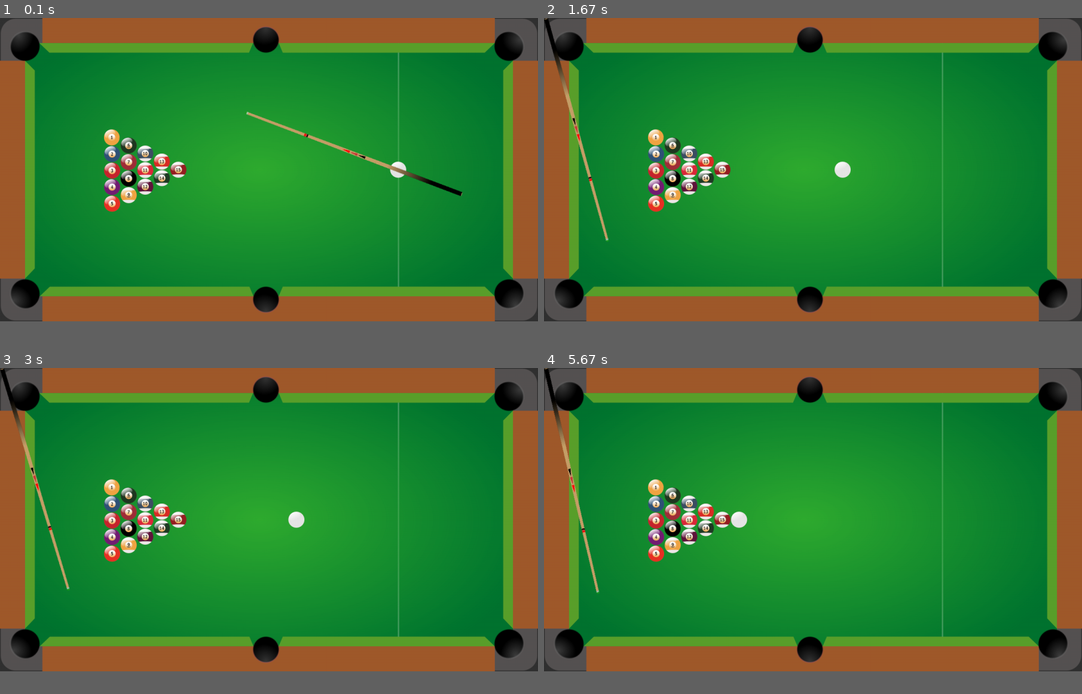
Above: before the commit, frames 1-4 (two rows, left to right).
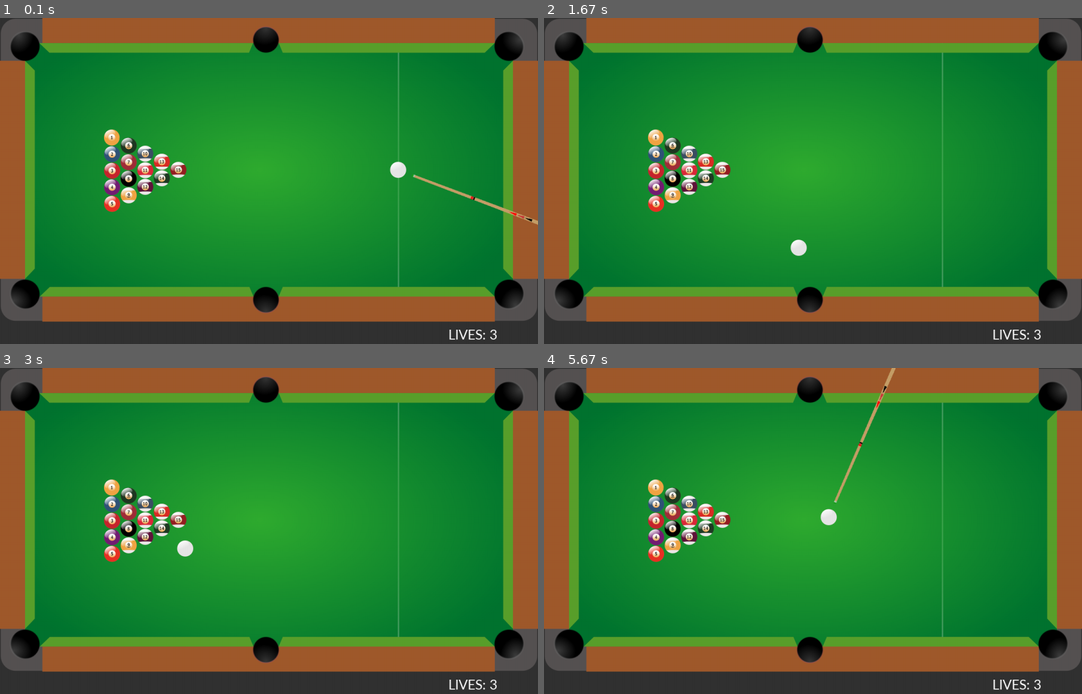
Above: after the commit, the same moments.

Repository: jjar7266/Pool_Pygame_PyMunk_Tutorial
Game: pygame game, started from main.py
Same seed, same stepped clock (60 frames per second), same inputs: the game is played once before the commit and once after it.
Inputs (mouse positions are in pixels of both pictures, inside the frame that each line leads up to):
- Up to frame 1 (0.1 s): no input
- Up to frame 2 (1.67 s): press the mouse at (683, 184) at 0.37 s; move the mouse to (775, 220) at 0.47 s; release the mouse at (866, 252) at 0.6 s
- Up to frame 3 (3 s): no input
- Up to frame 4 (5.67 s): press the mouse at (683, 534) at 3.2 s; move the mouse to (726, 592) at 3.3 s; release the mouse at (769, 651) at 3.43 s
In our replay, the window is 900x508 before the commit and 900x546 after it. These sizes can differ from the game's own. Grey fills any space a smaller window leaves; there, only what the larger window draws over its background counts as a difference.

The runs differ from the first frame. In frame 1, 1.3% of the frame differs, in the area x 0-100%, y 28-99%; in frame 2, 1.4%; in frame 3, 1.4%; in frame 4, 1.7%, in the area x 0-100%, y 0-99%.

Commit message:
Save point: Completed full CodingWithRuss follow-along version

Diff:
--- a/main.py
+++ b/main.py
@@ -13,8 +13,9 @@
 # Setup game window
 SCREEN_WIDTH  = 1200
 SCREEN_HEIGHT = 678
-
-screen = pygame.display.set_mode((SCREEN_WIDTH, SCREEN_HEIGHT))
+BOTTOM_PANEL  = 50
+
+screen = pygame.display.set_mode((SCREEN_WIDTH, SCREEN_HEIGHT + BOTTOM_PANEL))
 pygame.display.set_caption("Pool made with Pygame/Pymunk")
 
 # PyMunk Space
@@ -28,7 +29,27 @@
 FPS = 120
 
 # Game Variables
-dia = 36
+lives           = 3
+dia             = 36
+pocket_dia      = 66
+force           = 0
+max_force       = 10000
+force_direction = 1
+game_running    = True
+cue_ball_potted = False
+taking_shot     = True
+powering_up     = False
+
+potted_balls = []
+
+# COLORs (RGB)
+BG    = ( 50,  50,  50)
+RED   = (255,   0,   0)
+WHITE = (255, 255, 255)
+
+# Fonts
+font       = pygame.font.SysFont("Lato", 30)
+large_font = pygame.font.SysFont("Lato", 60)
 
 # Load Images
 cue_image = pygame.image.load("assets/images/cue.png").convert_alpha()
@@ -39,9 +60,12 @@
     ball_image = pygame.image.load(f"assets/images/ball_{i}.png").convert_alpha()
     ball_images.append(ball_image)
 
-# COLORs (RGB)
-BG  = ( 50,  50,  50)
-RED = (255,   0,   0)
+
+# Function for outputting text onto the screen
+def draw_text(text, font, text_col, x, y):
+    img = font.render(text, True, text_col)
+    screen.blit(img, (x, y))
+
 
 # Function for creating balls
 def create_ball(radius, pos):
@@ -76,6 +100,16 @@
 pos = (888, SCREEN_HEIGHT / 2)
 cue_ball = create_ball(dia / 2, pos)
 balls.append(cue_ball)
+
+# Create six pockets on table
+pockets = [
+    (55, 63),
+    (592, 48),
+    (1134, 64),
+    (55, 616),
+    (592, 629),
+    (1134, 616)
+]
 
 # Create pool table cushions
 cushions = [
@@ -115,10 +149,17 @@
 
     def draw(self, surface):
         self.image = pygame.transform.rotate(self.original_image, self.angle)
-        surface.blit(self.image,)
+        surface.blit(self.image,
+                    (self.rect.centerx - self.image.get_width() / 2,
+                    self.rect.centery - self.image.get_height() / 2)
+        )
 
 
 cue = Cue(balls[-1].body.position)
+
+# Create power bars to show how hard the cue ball will be hit.
+power_bar = pygame.Surface((10, 20))
+power_bar.fill(RED)
 
 # Game Loop
 run = True
@@ -133,29 +174,107 @@
 
     # Draw Pool Table
     screen.blit(table_image, (0, 0))
+
+    # Check if any balls have been potted
+    for i, ball in enumerate(balls):
+        for pocket in pockets:
+            ball_x_dist = abs(ball.body.position[0] - pocket[0])
+            ball_y_dist = abs(ball.body.position[1] - pocket[1])
+            ball_dist = math.sqrt((ball_x_dist ** 2) + (ball_y_dist ** 2))
+            if ball_dist <= pocket_dia / 2:
+
+                # check if the potted ball was the cue ball
+                if i == len(balls) - 1:
+                    lives -= 1
+                    cue_ball_potted = True
+                    ball.body.position = (-100, -100)
+                    ball.body.velocity = (0.0, 0.0)
+                else:
+                    space.remove(ball.body)
+                    balls.remove(ball)
+                    potted_balls.append(ball_images[i])
+                    ball_images.pop(i)
+
 
     # Draw Pool Balls
     for i, ball in enumerate(balls):
         screen.blit(ball_images[i], (ball.body.position[0] - ball.radius, ball.body.position[1] - ball.radius))
 
+    # Check if all the balls have stopped moving
+    taking_shot = True
+    for ball in balls:
+        if int(ball.body.velocity[0]) != 0 or int(ball.body.velocity[1]) != 0:
+            taking_shot = False
+
+
     # Draw Pool Cue
-    # calculate pool cue angle
-    mouse_pos = pygame.mouse.get_pos()
-    x_dist = balls[-1].body.position[0] - mouse_pos[0]
-    y_dist = -(balls[-1].body.position[1] - mouse_pos[1])  # negative because y coordinates increase down the screen
-    cue_angle = math.degrees(math.atan2(y_dist, x_dist))
-    cue.update(cue_angle)
-
-    cue.draw(screen)
-
+    if taking_shot == True and game_running == True:
+        if cue_ball_potted == True:
+            # reposition cue ball
+            balls[-1].body.position = (888, SCREEN_HEIGHT / 2)
+            cue_ball_potted = False
+
+        # calculate pool cue angle
+        mouse_pos = pygame.mouse.get_pos()
+        cue.rect.center = balls[-1].body.position
+        x_dist = balls[-1].body.position[0] - mouse_pos[0]
+        y_dist = -(balls[-1].body.position[1] - mouse_pos[1])  # negative because y coordinates increase down the screen
+        cue_angle = math.degrees(math.atan2(y_dist, x_dist))
+        cue.update(cue_angle)
+        cue.draw(screen)
+
+
+    # Power up pool cue
+    if powering_up == True and game_running == True:
+        force += 100 * force_direction
+        if force >= max_force or force <= 0:
+            force_direction *= -1
+
+        # Draw power bars
+        for b in range(math.ceil(force / 2000)):
+            screen.blit(power_bar,
+                       (balls[-1].body.position[0] -30 + (b * 15),
+                        balls[-1].body.position[1] + 30))
+
+    # increase force variable
+    elif powering_up == False and taking_shot == True:
+        x_impulse = math.cos(math.radians(cue_angle))
+        y_impulse = math.sin(math.radians(cue_angle))
+        balls[-1].body.apply_impulse_at_local_point((force * -x_impulse, force * y_impulse), (0, 0))
+        force = 0
+        force_direction = 1
+
+    # draw bottom panel
+    pygame.draw.rect(screen, BG, (0, SCREEN_HEIGHT, SCREEN_WIDTH, BOTTOM_PANEL))
+    draw_text("LIVES: " + str(lives), font, WHITE, SCREEN_WIDTH - 200, SCREEN_HEIGHT + 10)
+
+    # draw potted balls in bottom panel
+    for i, ball in enumerate(potted_balls):
+        screen.blit(ball, (10 + (i * 50), SCREEN_HEIGHT + 10))
+
+
+    # check for game over
+    if lives <= 0:
+        draw_text("GAMER OVER", large_font, WHITE, SCREEN_WIDTH / 2 - 160,
+                 SCREEN_HEIGHT / 2 - 100)
+        game_running = False
+
+    # check if all balls are potted
+    if len(balls) == 1:
+        draw_text("YOU WIN!!", large_font, WHITE, SCREEN_WIDTH / 2 - 160,
+                 SCREEN_HEIGHT / 2 - 100)
+        game_running = False
 
     # Event handler
     for event in pygame.event.get():
+        if event.type == pygame.MOUSEBUTTONDOWN and taking_shot == True:
+            powering_up = True
+
+        if event.type == pygame.MOUSEBUTTONUP and taking_shot == True:
+            powering_up = False
+
         if event.type == pygame.QUIT:
-            run = False
-
-        if event.type == pygame.MOUSEBUTTONDOWN:
-            cue_ball.body.apply_impulse_at_local_point((-1500, 0), (0, 0))
+                    run = False
 
 
     #space.debug_draw(draw_options)
Not shown, changed: .gitignore
